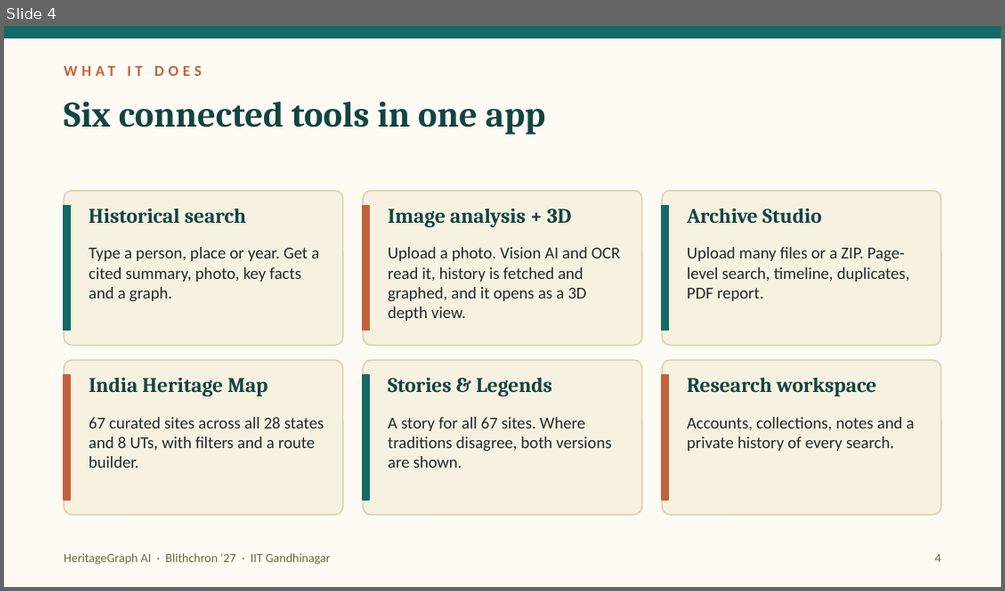
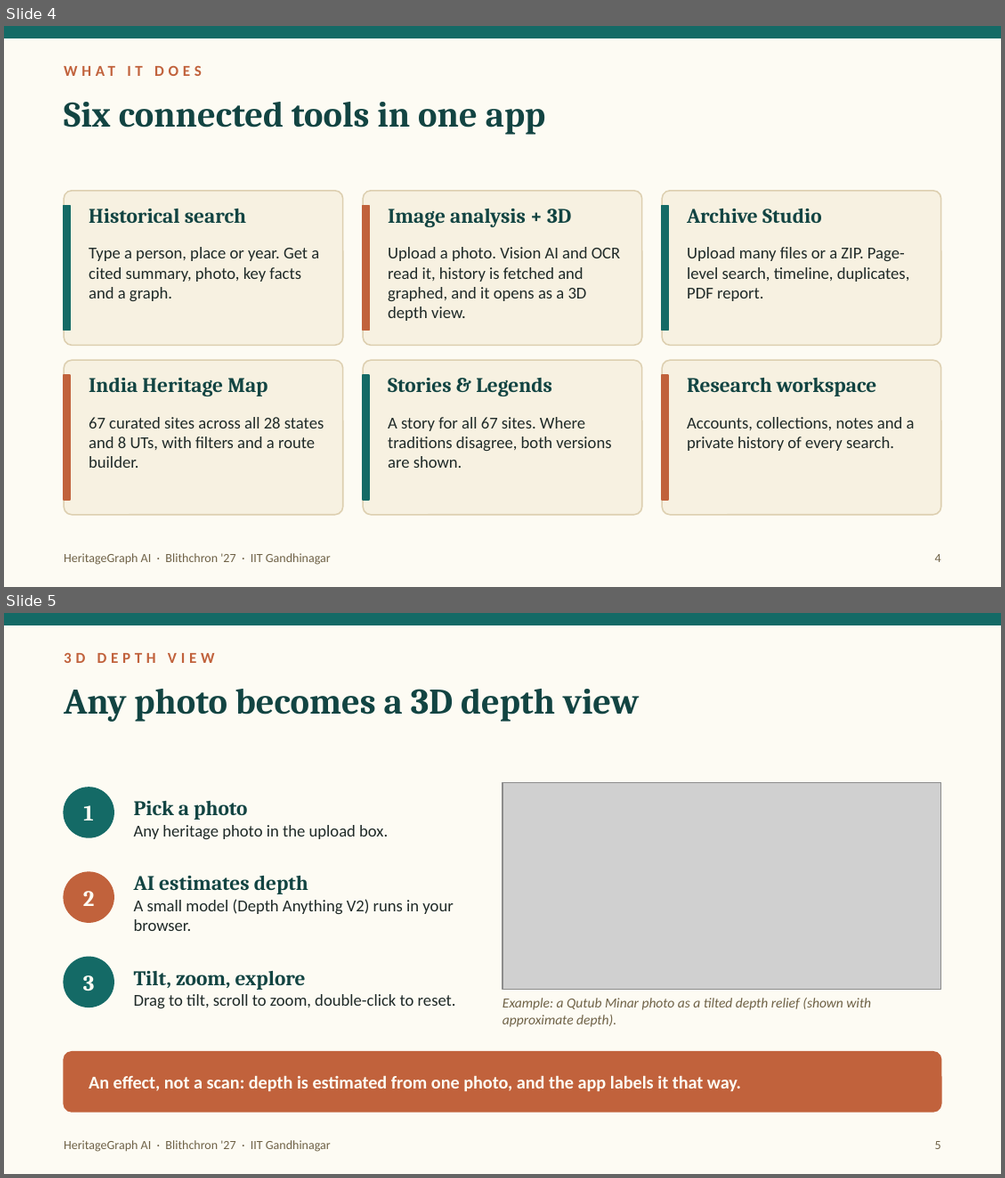
Before and after one commit to TrivediOm1601/heritagegraph-ai, a slide deck: HeritageGraphAI.pptx. Shown one above the other, each under a label of ours: slide 4 before the commit, slides 4 and 5 after it. The pictures are 1005x591 and 1005x1178 pixels, drawn with LibreOffice and Linux fonts; fonts in the diff are those of the drawing; grey boxes stand for pictures. Boxes give left, top, right and bottom in pixels: in the first picture for what was removed or moved away, otherwise in the second. Text is boxed around its words. In the diff, an @@ line names an element or a change of style, - is before the commit and + after.

Commit message:
Update deck with 3D depth view

```diff
--- a/HeritageGraphAI.pptx
+++ b/HeritageGraphAI.pptx
@@ slide 5 added at (4,613,1001,1174), background #FDFBF3 @@
@@ rectangle added at (4,613,1001,625), fill #146A66, outline #146A66 1 pt @@
@@ text added at (64,653,215,663), 11 pt, text #C1623C, bold @@
+3D DEPTH VIEW
@@ text added at (64,689,639,722), 26 pt, text #124442, bold @@
+Any photo becomes a 3D depth view
@@ ellipse added at (64,787,113,837), fill #146A66, outline #146A66 1 pt @@
@@ picture added at (502,782,941,989) @@
@@ text added at (83,805,93,820), 16 pt, text #FDFBF3, bold @@
+1
@@ text added at (134,801,388,839), 12 pt, text #1F2A28 @@
+Pick a photo
+Any heritage photo in the upload box.
@@ ellipse added at (64,872,113,922), fill #C1623C, outline #C1623C 1 pt @@
@@ text added at (134,875,453,931), 12 pt, text #1F2A28 @@
+AI estimates depth
+A small model (Depth Anything V2) runs in your browser.
@@ text added at (83,891,95,906), 16 pt, text #FDFBF3, bold @@
+2
@@ ellipse added at (64,957,113,1006), fill #146A66, outline #146A66 1 pt @@
@@ text added at (83,975,95,991), 16 pt, text #FDFBF3, bold @@
+3
@@ text added at (134,971,456,1008), 12 pt, text #1F2A28 @@
+Tilt, zoom, explore
+Drag to tilt, scroll to zoom, double-click to reset.
@@ text added at (502,997,871,1027), 10 pt, text #6F6247, italic @@
+Example: a Qutub Minar photo as a tilted depth relief (shown with approximate depth).
@@ rounded rectangle added at (64,1052,941,1111), fill #C1623C, outline #C1623C 1 pt @@
@@ text added at (89,1076,741,1091), 13 pt, text #FDFBF3, bold @@
+An effect, not a scan: depth is estimated from one photo, and the app labels it that way.
@@ text added at (64,1140,331,1151), 9 pt, text #6F6247 @@
+HeritageGraph AI · Blithchron '27 · IIT Gandhinagar
@@ text added at (935,1141,941,1149), 9 pt, text #6F6247 @@
+5
```
Also in this commit, not shown: 3 slides changed.
